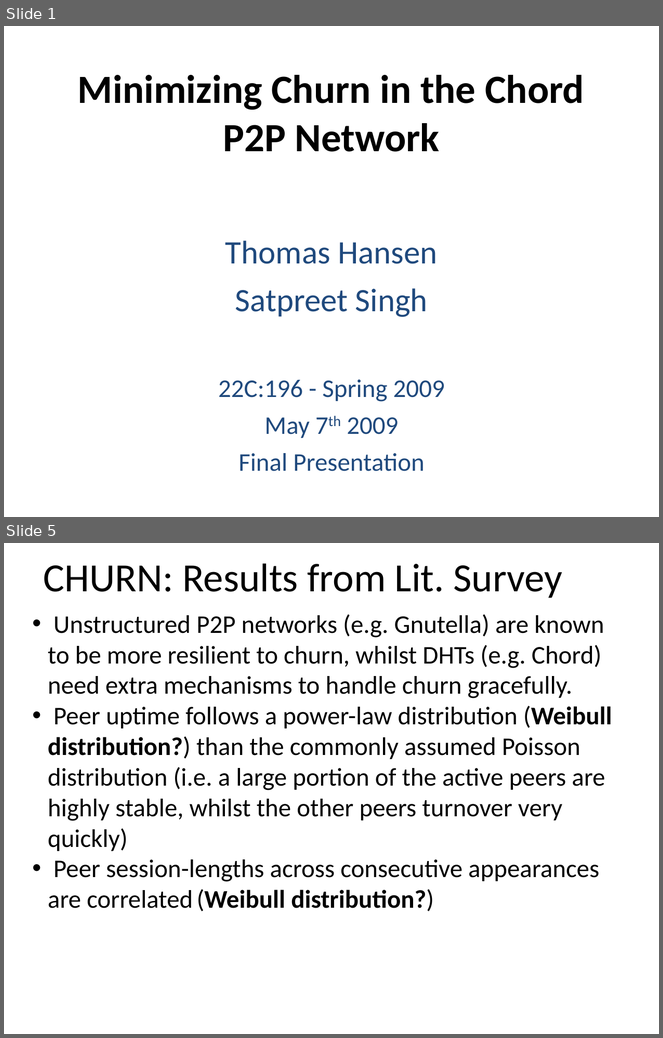
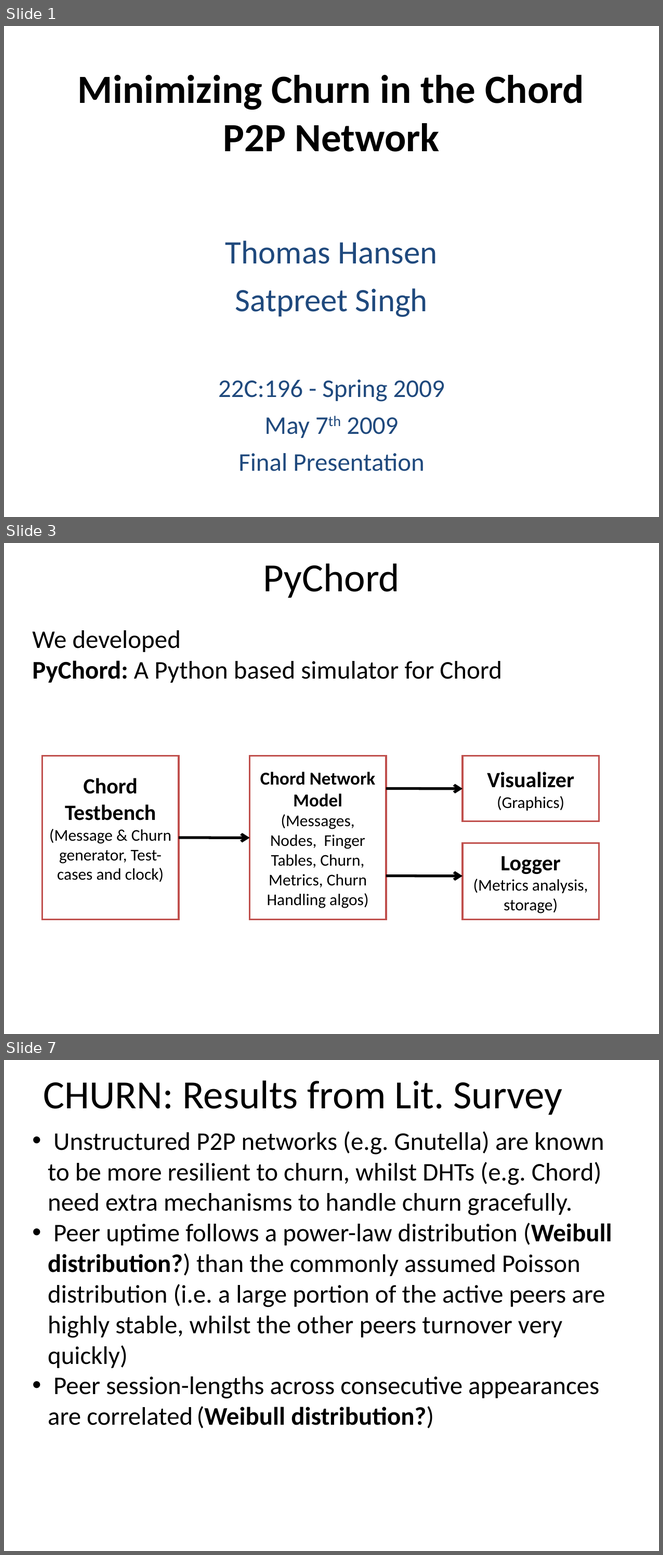
Before and after one commit to niojuju/pychord, a slide deck: Docs/Chord_Churn_Main.ppt. Shown one above the other, each under a label of ours: slides 1 and 5 before the commit, slides 1, 3 and 7 after it; the slides between them are not shown. The pictures are 663x1038 and 663x1555 pixels, drawn with LibreOffice and Linux fonts; fonts in the diff are those of the drawing. Boxes give left, top, right and bottom in pixels: in the first picture for what was removed or moved away, otherwise in the second. Text is boxed around its words. In the diff, an @@ line names an element or a change of style, - is before the commit and + after.

```diff
--- a/Docs/Chord_Churn_Main.ppt
+++ b/Docs/Chord_Churn_Main.ppt
@@ slide 3 added at [4,543,659,1034], background #FFFFFF @@
@@ title added at [263,563,400,598], 44 pt, text #000000 @@
+PyChord
@@ text added at [32,630,502,683], 28 pt, text #000000 @@
+We developed
+PyChord: A Python based simulator for Chord
@@ rectangle added at [42,756,178,919], fill #FFFFFF, outline #C0504D 2.01 pt, 18 pt, text #000000 @@
+Chord Testbench
+(Message & Churn generator, Test-cases and clock)
@@ rectangle added at [249,756,386,919], fill #FFFFFF, outline #C0504D 2.01 pt, 18 pt, text #000000 @@
+Chord Network Model
+(Messages, Nodes, Finger Tables, Churn, Metrics, Churn Handling algos)
@@ rectangle added at [463,756,599,822], fill #FFFFFF, outline #C0504D 2.01 pt, 24 pt, text #000000, bold @@
+Visualizer
+(Graphics)
@@ arrow added from (386, 788) to (463, 788), #000000 3 pt @@
@@ arrow added from (179, 838) to (249, 838), #000000 3 pt @@
@@ rectangle added at [463,843,599,919], fill #FFFFFF, outline #C0504D 2.01 pt, 18 pt, text #000000 @@
+Logger
+(Metrics analysis, storage)
@@ arrow added from (386, 876) to (463, 876), #000000 3 pt @@
@@ what was slide 5 is now slide 7 @@
```
Also in this commit, not shown: 1 slide changed, 3 other slides added, 2 slides removed.
